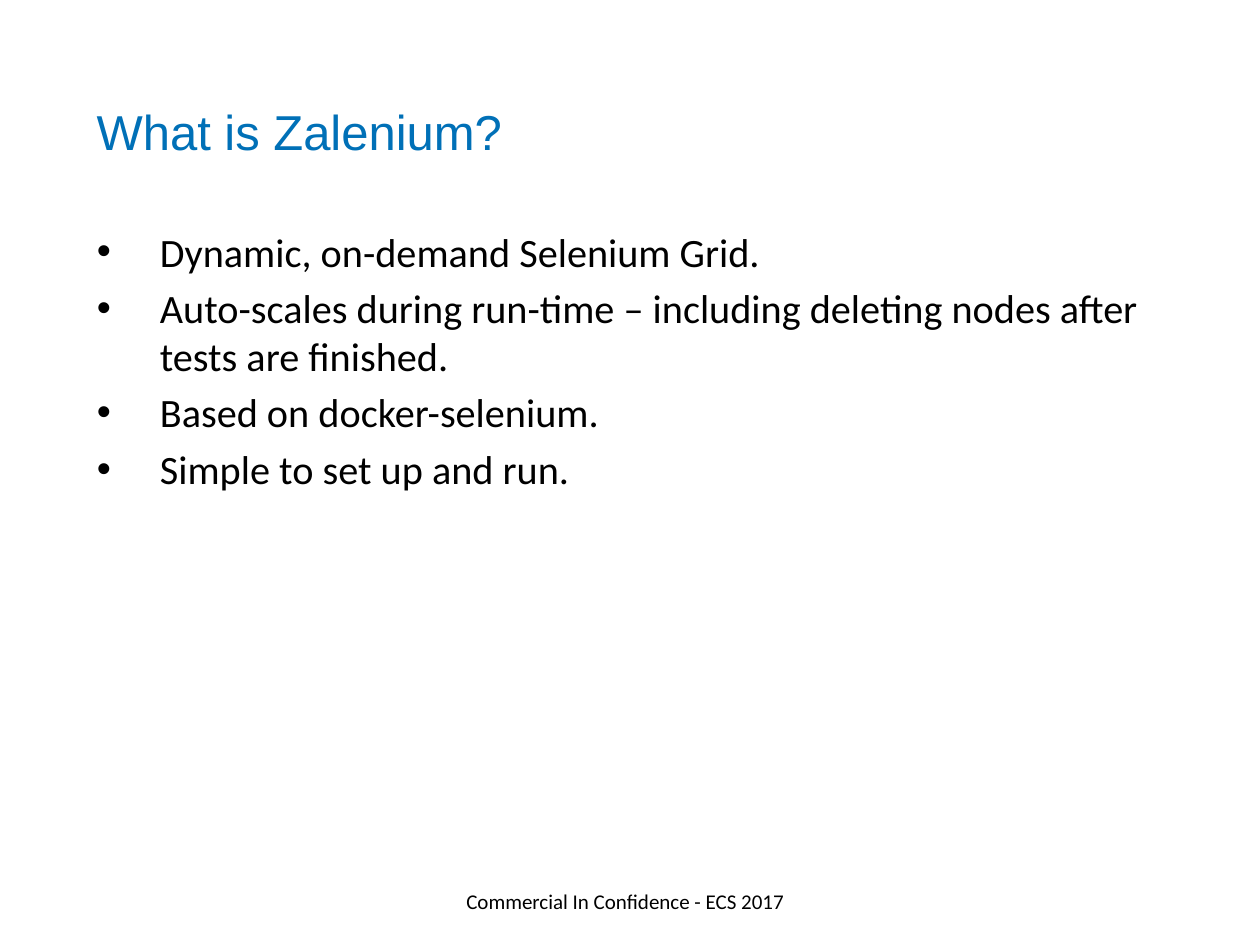
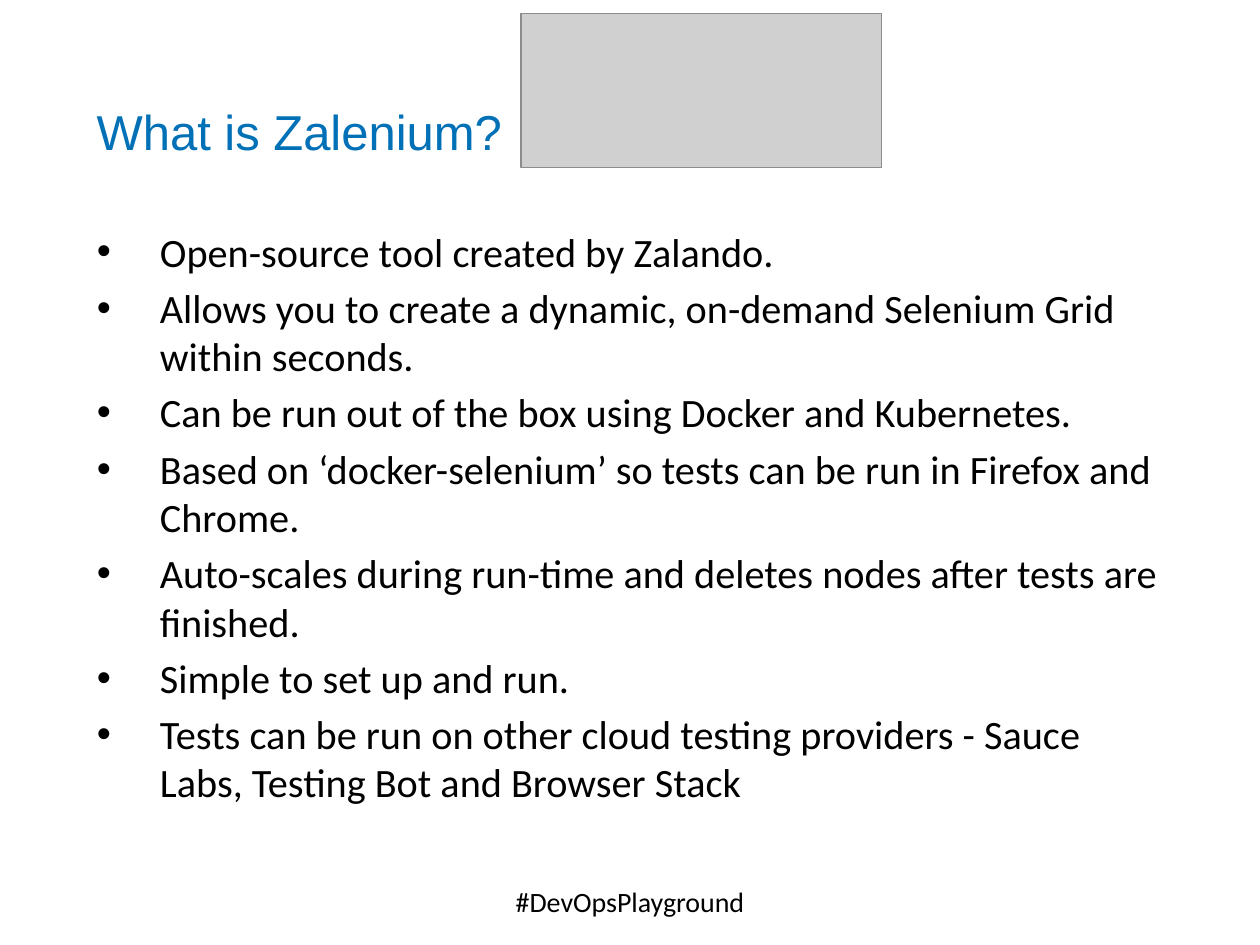
Before and after one commit to DevOpsPlayground/Hands-on-with-Selenium-Auto-Scaling-using-Docker-and-Zalenium, a slide deck: slide 6 of ECS_Digital_Template.pptx. Drawn at 1260x945 pixels with LibreOffice and Linux fonts; fonts in the diff are those of the drawing; grey boxes stand for pictures; background and template pictures are left out. Boxes give left, top, right and bottom in pixels: in the first picture for what was removed or moved away, otherwise in the second. Text is boxed around its words. In the diff, an @@ line names an element or a change of style, - is before the commit and + after.

```diff
--- a/ECS_Digital_Template.pptx
+++ b/ECS_Digital_Template.pptx
@@ picture added at [520, 13, 881, 166] @@
@@ text at [160, 239, 1157, 638]: text changed @@
-• Dynamic, on-demand Selenium Grid.
-• Auto-scales during run-time – including deleting nodes after tests are finished.
-• Based on docker-selenium.
+• Open-source tool created by Zalando.
+• Allows you to create a dynamic, on-demand Selenium Grid within seconds.
+• Can be run out of the box using Docker and Kubernetes.
+• Based on ‘docker-selenium’ so tests can be run in Firefox and Chrome.
+• Auto-scales during run-time and deletes nodes after tests are finished.
@@ text at [160, 721, 1080, 804]: paragraph added @@
+• Tests can be run on other cloud testing providers - Sauce Labs, Testing Bot and Browser Stack
@@ text at [516, 892, 744, 917]: text changed; size 12 to 16 pt @@
-Commercial In Confidence - ECS 2017
+#DevOpsPlayground
```
Also in this commit, not shown: 10 other slides changed, 2 slides added, 6 other files.
